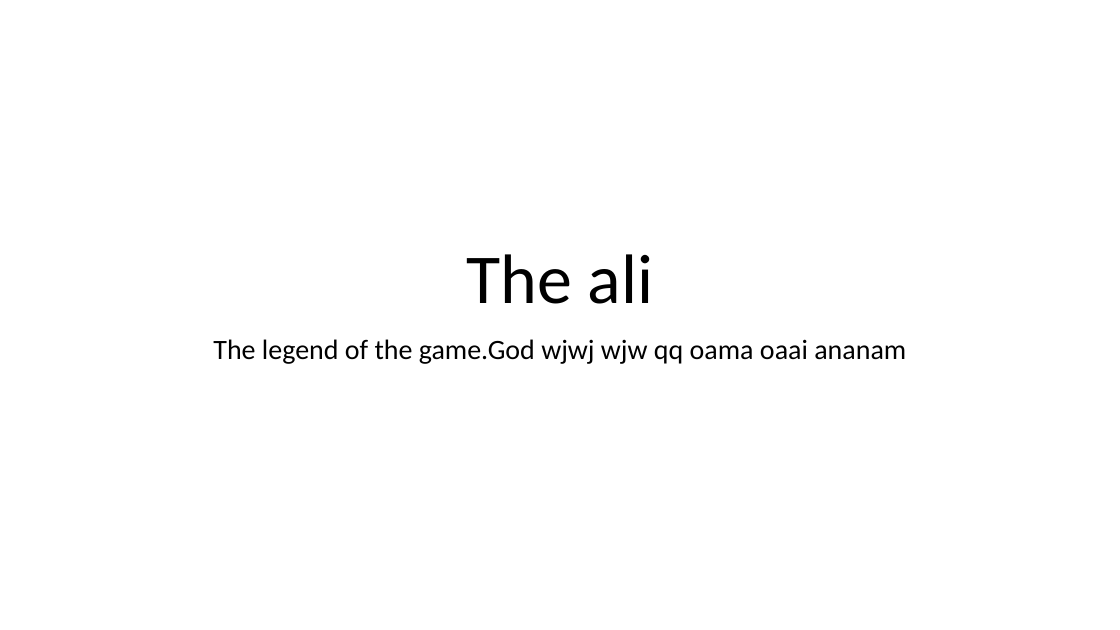
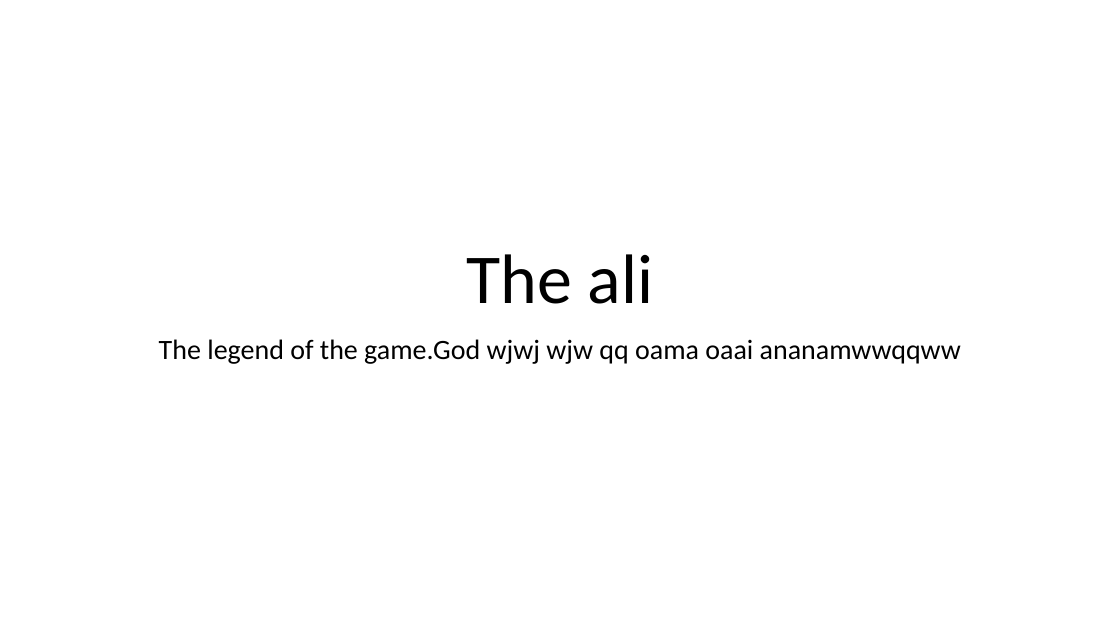
Before and after one commit to alizaidmerchant/ai, a slide deck: slide 1 of first.txt.pptx. Drawn at 1120x630 pixels with LibreOffice and Linux fonts; fonts in the diff are those of the drawing. Boxes give left, top, right and bottom in pixels: in the first picture for what was removed or moved away, otherwise in the second. Text is boxed around its words. In the diff, an @@ line names an element or a change of style, - is before the commit and + after.

Commit message:
ww

```diff
--- a/first.txt.pptx
+++ b/first.txt.pptx
@@ subtitle at [159, 339, 961, 364]: text changed @@
-The legend of the game.God wjwj wjw qq oama oaai ananam
+The legend of the game.God wjwj wjw qq oama oaai ananamwwqqww
```
